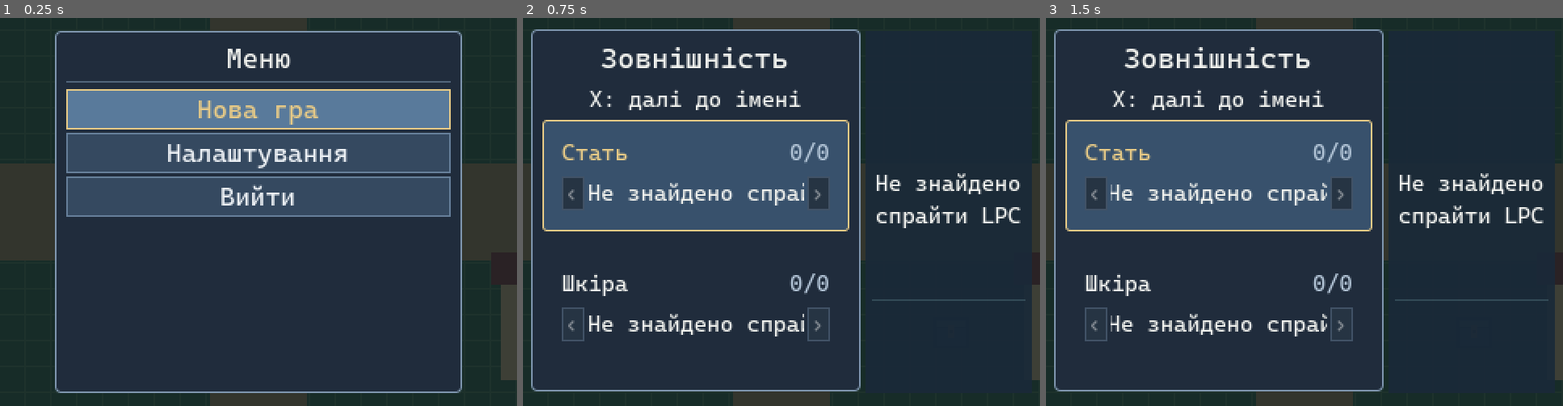
Above: before the commit, frames 1-3 (left to right).
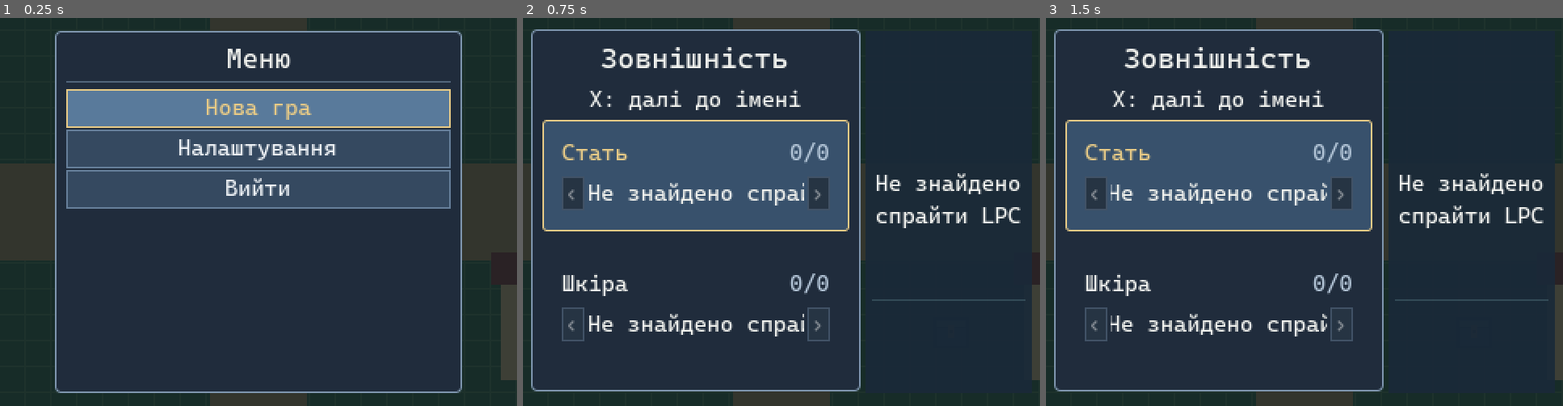
Above: after the commit, the same moments.

Repository: PylSerg/skyval-godot
Game: Godot game, scene res://prototype/camera_test.tscn
Two runs of this game, one before a commit and one after it. Both use one fixed random seed, a clock stepped at 60 frames per second and the inputs below.
Inputs (mouse positions are in pixels of both pictures, inside the frame that each line leads up to):
- Up to frame 1 (0.25 s): no input
- Up to frame 2 (0.75 s): click "Нова гра" at 0.5 s
- Up to frame 3 (1.5 s): tap Enter at 1.25 s; move the mouse to (1418, 192) at 1.27 s; click (1418, 192) at 1.42 s

The runs differ from the first frame. In frame 1, 7.8% of the frame differs, in the area x 12-88%, y 20-52%; in frame 2, nothing differs; in frame 3, nothing differs.

Commit message:
Add confirmed Quit Game below Title Screen in seven-row game menu

Diff:
--- a/ui/game_menu.gd
+++ b/ui/game_menu.gd
@@ -14,7 +14,7 @@
 const STICK_RELEASE := 0.42
 const VISIBLE_PROFILES := 4
 const MAIN_OPTIONS := ["menu.continue", "menu.select_character", "menu.new_game", "menu.settings", "menu.quit"]
-const GAME_OPTIONS := ["game.quick_save", "game.quick_load", "game.save", "game.load", "menu.settings", "game.main_menu"]
+const GAME_OPTIONS := ["game.quick_save", "game.quick_load", "game.save", "game.load", "menu.settings", "game.main_menu", "game.quit"]
 
 @onready var _creator: CanvasLayer = get_parent().get_node("CharacterCreator") as CanvasLayer
 
@@ -27,7 +27,7 @@
 var _selected_character_id: String = ""
 var _selected_character_index: int = 0
 var _pending_manual_save: bool = false
-var _confirm_action: String = "" # load, delete, main
+var _confirm_action: String = "" # load, delete, main, quit
 var _pending_save_path: String = ""
 var _session_started: bool = false
 var _creation_in_progress: bool = false
@@ -323,6 +323,8 @@
             _open_list("load")
         "game.main_menu":
             _ask_confirmation("main")
+        "game.quit":
+            _ask_confirmation("quit")
     _refresh_text()
 
 
@@ -411,6 +413,11 @@
                 return
         "main":
             _return_to_main()
+        "quit":
+            if _save_current_game():
+                get_tree().quit()
+            else:
+                _status_message = _tr("save.write_failed")
     _refresh_text()
 
 
@@ -734,7 +741,7 @@
     _root.add_child(shade)
 
     var panel := PanelContainer.new()
-    # Six in-game actions fit inside the 320x240 viewport at >=14px.
+    # Seven in-game actions fit inside the 320x240 viewport at 14px.
     panel.position = Vector2(34, 8)
     panel.custom_minimum_size = Vector2(252, 224)
     panel.size = Vector2(252, 224)
@@ -762,12 +769,19 @@
     stack.add_child(divider)
 
     _main_panel = VBoxContainer.new()
-    _main_panel.add_theme_constant_override("separation", 2)
+    _main_panel.add_theme_constant_override("separation", 1)
     stack.add_child(_main_panel)
-    # Reuse six buttons; hidden options occupy no space.
+    # Reuse seven buttons; hidden options occupy no space.
     for i in range(GAME_OPTIONS.size()):
         var option := _button()
-        option.custom_minimum_size.y = 25
+        option.add_theme_font_size_override("font_size", MIN_UI_FONT_SIZE)
+        option.custom_minimum_size.y = 24
+        # Reduce intrinsic button height so seven rows never stretch the panel.
+        for state in ["normal", "hover", "pressed"]:
+            var compact: StyleBoxFlat = option.get_theme_stylebox(state).duplicate() as StyleBoxFlat
+            compact.content_margin_top = 1.0
+            compact.content_margin_bottom = 1.0
+            option.add_theme_stylebox_override(state, compact)
         option.pressed.connect(_activate_option.bind(i))
         _main_panel.add_child(option)
         _menu_buttons.append(option)
@@ -937,6 +951,9 @@
             "main":
                 _heading.text = _tr("game.main_menu")
                 _confirm_message.text = _tr("game.main_confirm")
+            "quit":
+                _heading.text = _tr("game.quit")
+                _confirm_message.text = _tr("game.quit_confirm")
 
     _language_caption.text = _tr("settings.language")
     _language_value.text = _tr("settings.language.en") if str(_locale.get("language")) == "en" else _tr("settings.language.uk")
